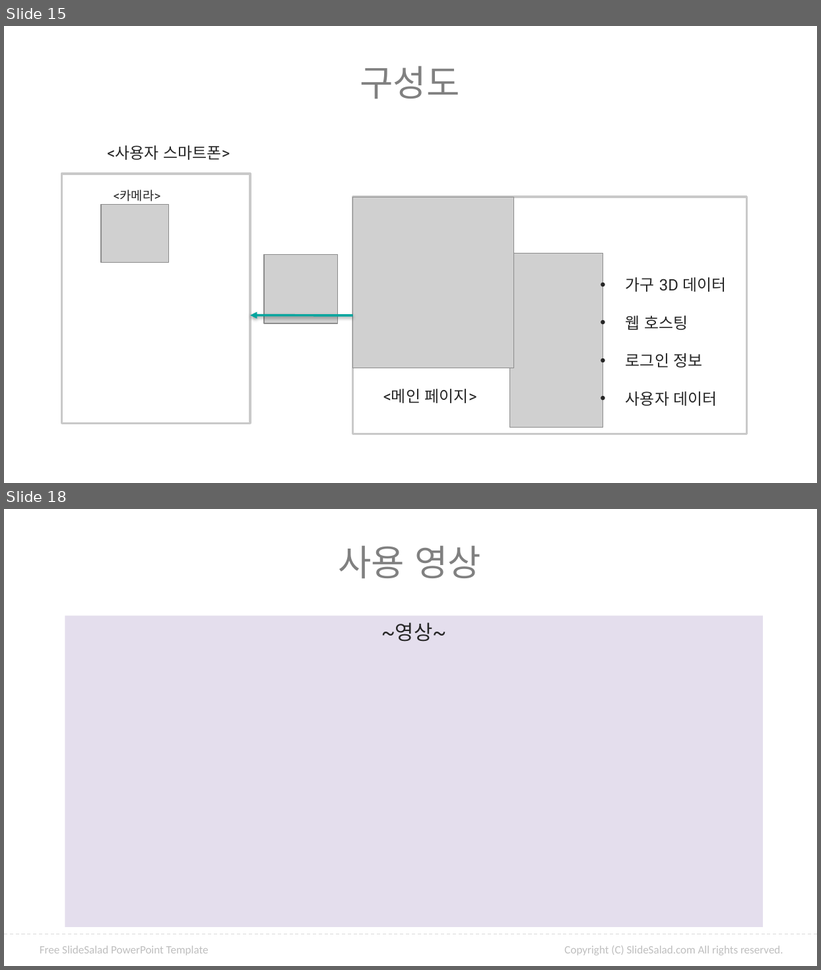
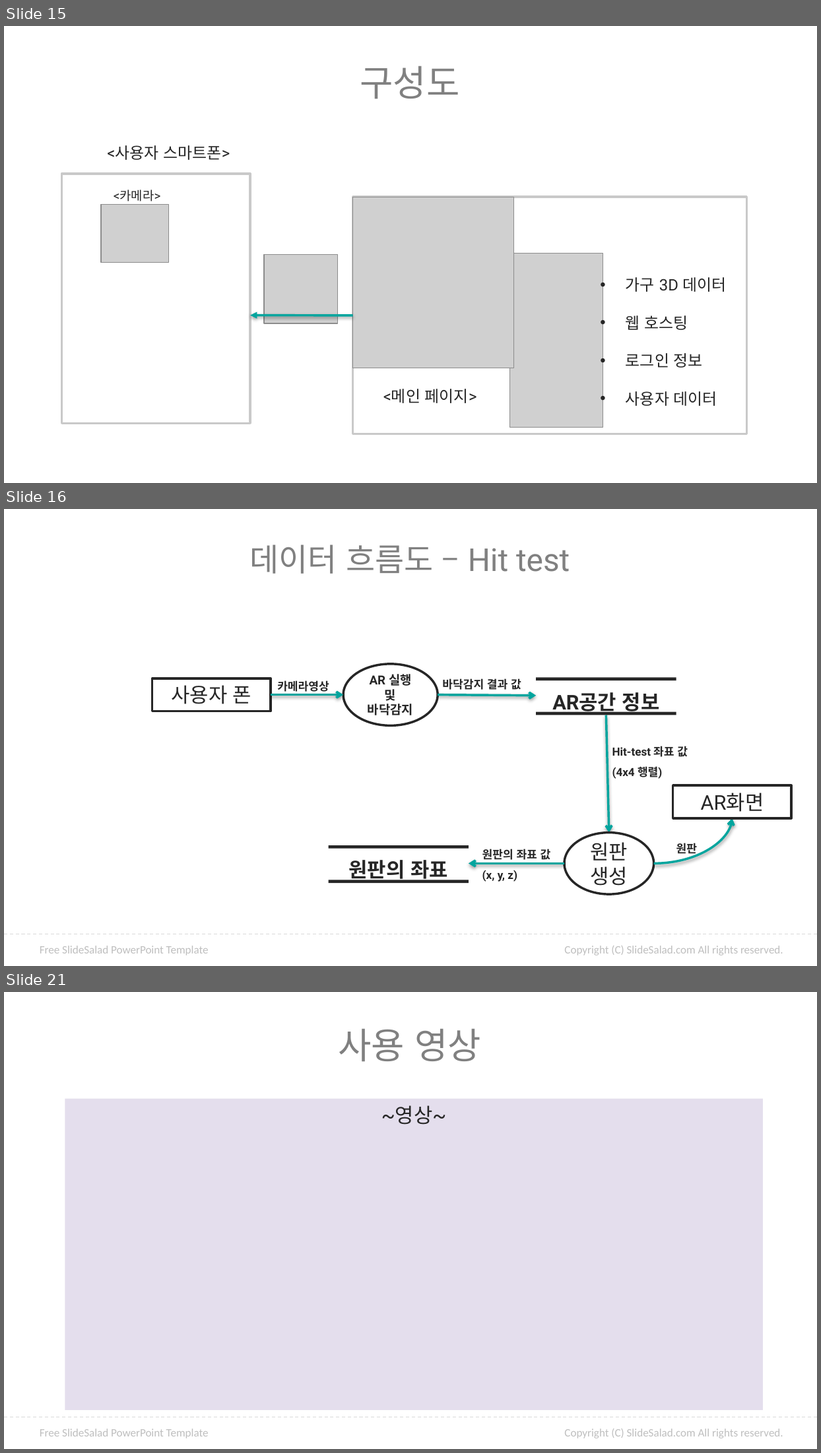
Before and after one commit to ptyoiy/ARwork, a slide deck: 호남-발표자료.pptx. Shown one above the other, each under a label of ours: slides 15 and 18 before the commit, slides 15, 16 and 21 after it; the slides between them are not shown. The pictures are 821x970 and 821x1453 pixels, drawn with LibreOffice and Linux fonts; fonts in the diff are those of the drawing; grey boxes stand for pictures; background and template pictures are left out. Boxes give left, top, right and bottom in pixels: in the first picture for what was removed or moved away, otherwise in the second. Text is boxed around its words. In the diff, an @@ line names an element or a change of style, - is before the commit and + after.

Commit message:
1121
ppt 흐름도 추가

```diff
--- a/호남-발표자료.pptx
+++ b/호남-발표자료.pptx
@@ slide 16 added at box(4, 509, 817, 966), background #FFFFFF; not listed: 3 template elements that a slide beside it also shows @@
@@ text added at box(250, 545, 570, 574), 28 pt, text #808080 @@
+데이터 흐름도 – Hit test
@@ ellipse added at box(343, 664, 438, 726), fill #FFFFFF, outline #262626 2 pt, 11 pt, text #262626, bold @@
+AR 실행 및 바닥감지
@@ rectangle added at box(152, 678, 271, 711), fill #FFFFFF, outline #262626 2 pt, 18 pt, text #262626 @@
+사용자 폰
@@ text added at box(277, 681, 329, 692), 10 pt, text #262626, bold @@
+카메라영상
@@ text added at box(442, 679, 521, 690), 10 pt, text #262626, bold @@
+바닥감지 결과 값
@@ rectangle added at box(536, 677, 676, 681), fill #262626 @@
@@ arrow added from (271, 695) to (343, 695), #01A59E 2 pt @@
@@ arrow added from (438, 695) to (536, 696), #01A59E 2 pt @@
@@ text added at box(552, 692, 660, 716), 18 pt, text #262626, bold @@
+AR공간 정보
@@ rectangle added at box(536, 712, 676, 716), fill #262626 @@
@@ arrow added from (607, 716) to (609, 832), #01A59E 2 pt @@
@@ text added at box(613, 746, 688, 779), 10 pt, text #262626, bold @@
+Hit-test 좌표 값
+(4x4 행렬)
@@ rectangle added at box(673, 786, 792, 818), fill #FFFFFF, outline #262626 2 pt, 18 pt, text #262626 @@
+AR화면
@@ curved arrow added from (653, 863) to (733, 819), #01A59E 2 pt @@
@@ ellipse added at box(564, 832, 653, 894), fill #FFFFFF, outline #262626 2 pt, 18 pt, text #262626 @@
+원판 생성
@@ text added at box(677, 843, 697, 857), 10 pt, text #262626, bold @@
+원판
@@ rectangle added at box(329, 846, 468, 849), fill #262626 @@
@@ text added at box(349, 860, 448, 883), 18 pt, text #262626, bold @@
+원판의 좌표
@@ arrow added from (564, 863) to (468, 863), #01A59E 2 pt @@
@@ text added at box(482, 849, 551, 882), 10 pt, text #262626, bold @@
+원판의 좌표 값
+(x, y, z)
@@ rectangle added at box(329, 881, 468, 884), fill #262626 @@
@@ what was slide 18 is now slide 21 @@
```
Also in this commit, not shown: 3 slides changed, 3 other slides added, 1 slide removed, 7 other files.
